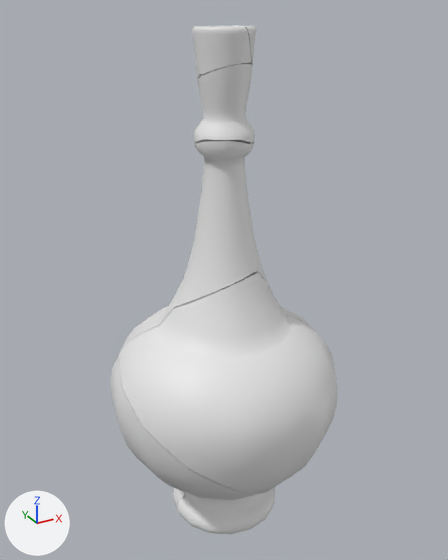
One commit to the FBX model Assets/_OurAssets/Meshes/Pot_01_Cracked.fbx: the scene before it, then after it.
Before and after are seen from a 50 mm camera at (-0.573, -1.04, 1.14) aimed at (0.01, 0.02, 0.61). The axes (+X, +Y, +Z) are drawn at lower left. The lights are the same throughout. Vertices at the same position are counted once.

Objects in the first picture: 'Plane_cell', 'Plane_cell.001', 'Plane_cell.002', 'Plane_cell.003', 'Plane_cell.004', 'Plane_cell.005', 'Plane_cell.006', 'Plane_cell.007'.
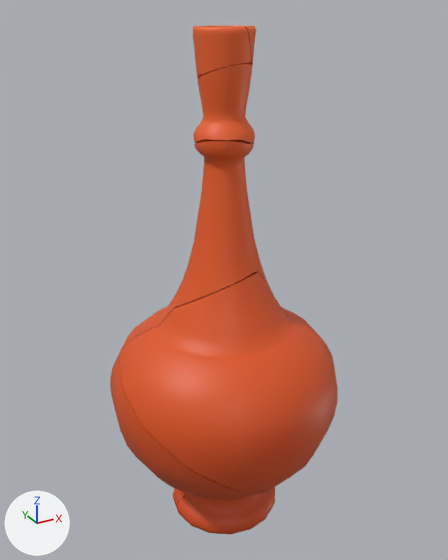
Pixel boxes (x1, y1, x2, y2) of what changed, in the pictures (448 x 560 px):
'Plane_cell.003', recoloured, surface changed (white to orange): (119, 272, 338, 491) in both
'Plane_cell.007', recoloured, surface changed (grey to orange): (174, 141, 259, 307) in both
'Plane_cell.001', recoloured, surface changed (grey to brown): (110, 353, 275, 534) in both
'Plane_cell.005', recoloured (grey to orange): (194, 64, 255, 144) in both
'Plane_cell.006', recoloured, surface changed (grey to orange): (193, 26, 251, 78) in both
'Plane_cell.002', recoloured (white to orange): (122, 251, 310, 349) in both
'Plane_cell', recoloured (grey to brown): (213, 26, 256, 67) in both
'Plane_cell.004', recoloured (white to orange): (120, 346, 275, 508) in both

Edits to the bpy script that builds the scene:
```text
Add img_gradient_palette_png:
    img_gradient_palette_png = load_image('Gradient Palette.png', '../Textures/Gradient Palette.png', 2048, 2048, 'sRGB')
Add mat_gradientpalette:
    mat_gradientpalette = principled_material('GradientPalette')
    mat_gradientpalette.texture = img_gradient_palette_png
Change me_plane_cell_009:
    where me_plane_cell_009.from_pydata(...)  # 164 vertices, 140 faces; spans x -0.187..0.212, y -0.15..0.177, z -0.138..0.305
    used by ob_plane_cell_001; location = (-0.065, -0.058, 0.147)
    me_plane_cell_009 part 1: texture (UV) coordinates of 140 of 140 faces, centred in x -0.177..0.193, y -0.148..0.167, z -0.138..0.297, changed; they spanned u 0.0..1.0, v 0.0..1.0 and now span u 0.23..0.24, v 0.85..0.9
    add me_plane_cell_009.materials.append(mat_gradientpalette)  # picture img_gradient_palette_png
Change me_plane_cell_008:
    where me_plane_cell_008.from_pydata(...)  # 77 vertices, 68 faces; spans x -0.0317..0.022, y -0.0597..0.0491, z -0.0526..0.0309
    add me_plane_cell_008.materials.append(mat_gradientpalette)  # picture img_gradient_palette_png
Change me_plane_cell_006:
    where me_plane_cell_006.from_pydata(...)  # 156 vertices, 142 faces; spans x -0.098..0.073, y -0.073..0.075, z -0.224..0.123
    used by ob_plane_cell_007; location = (-0.008, -0.004, 0.796)
    me_plane_cell_006 part 3: texture (UV) coordinates of 142 of 142 faces, centred in x -0.087..0.07, y -0.07..0.075, z -0.202..0.118, changed; they spanned u 0.01..1.0, v 0.0..0.95 and now span u 0.23..0.24, v 0.92..0.97
    add me_plane_cell_006.materials.append(mat_gradientpalette)  # picture img_gradient_palette_png
Change me_plane_cell_002:
    where me_plane_cell_002.from_pydata(...)  # 172 vertices, 150 faces; spans x -0.251..0.238, y -0.16..0.197, z -0.259..0.216
    used by ob_plane_cell_003; location = (0.013, -0.093, 0.437)
    me_plane_cell_002 part 4: texture (UV) coordinates of 150 of 150 faces, centred in x -0.245..0.236, y -0.149..0.191, z -0.25..0.196, changed; they spanned u 0.0..1.0, v 0.0..0.95 and now span u 0.22..0.24, v 0.87..0.93
    add me_plane_cell_002.materials.append(mat_gradientpalette)  # picture img_gradient_palette_png
Change me_plane_cell_005:
    where me_plane_cell_005.from_pydata(...)  # 134 vertices, 121 faces; spans x -0.0403..0.0511, y -0.0606..0.0525, z -0.0519..0.0432
    used by ob_plane_cell_006; location = (-0.016, 0.004, 1.068)
    me_plane_cell_005 part 2: texture (UV) coordinates of 121 of 121 faces, centred in x -0.0381..0.0486, y -0.0588..0.052, z -0.0437..0.0421, changed; they spanned u 0.0..0.99, v 0.0..1.0 and now span u 0.23..0.24, v 0.98..0.99
    add me_plane_cell_005.materials.append(mat_gradientpalette)  # picture img_gradient_palette_png
Change me_plane_cell_003:
    where me_plane_cell_003.from_pydata(...)  # 243 vertices, 224 faces; spans x -0.219..0.196, y -0.125..0.193, z -0.097..0.34
    add me_plane_cell_003.materials.append(mat_gradientpalette)  # picture img_gradient_palette_png
Change me_plane_cell_001:
    where me_plane_cell_001.from_pydata(...)  # 156 vertices, 131 faces; spans x -0.247..0.202, y -0.152..0.162, z -0.259..0.21
    add me_plane_cell_001.materials.append(mat_gradientpalette)  # picture img_gradient_palette_png
Change me_plane_cell_004:
    where me_plane_cell_004.from_pydata(...)  # 228 vertices, 215 faces; spans x -0.061..0.055, y -0.057..0.06, z -0.087..0.076
    add me_plane_cell_004.materials.append(mat_gradientpalette)  # picture img_gradient_palette_png
```
